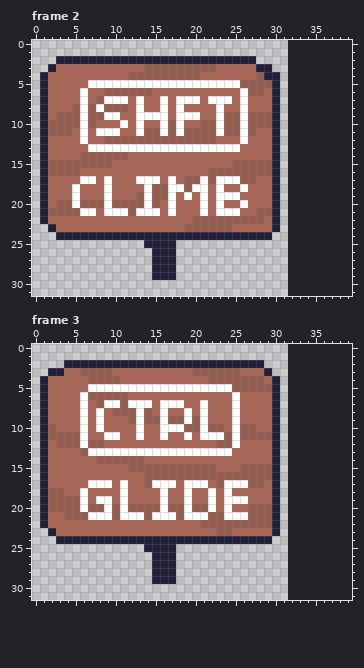
Pixel-art file, stored at graphics/.aseprite/props/sign.aseprite. The picture above is the old version.
32x32 pixels, 3 frames. Shown: frame 2, frame 3. The old version is drawn lined up with the new one, on the new canvas. The commit also changed other frames, which this record leaves out.
The result:
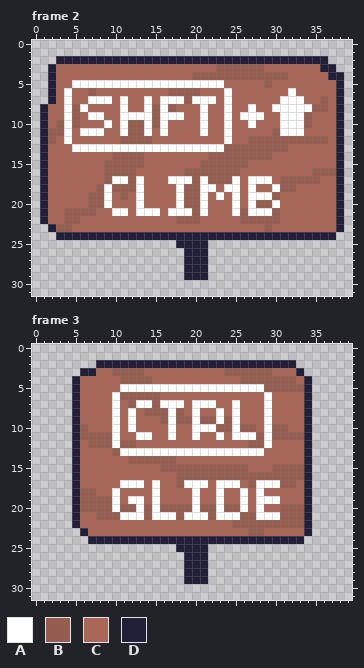
Palette (. is transparent): A #ffffff  B #945d50  C #aa6656  D #222039
The edit:
canvas 32x32 -> 40x32
--- frame 2
@@ x 0..39 @@
  1 ........................................
- 2 ...DDDDDDDDDDDDDDDDDDDDDDDDD............
- 3 ..DCCCCCCCCCCCBBBBBBBBBCCCCCDD..........
- 4 .DCCCCCCCCCCBBBBBBBBBCCCCCCCBDD.........
- 5 .DCCCCCAAAAAAAAAAAAAAAAAAABBBBD.........
- 6 .DCCCCACCBBBBBBCCCCCCCCCCCABBCD.........
- 7 .DCCCCACBAAACACCACAAACAAACACCCD.........
- 8 .DCCCBABABBBCACCACACCCCACCACCCD.........
- 9 .DCBBBABBAACCAAAACAAACCABBABBBD.........
-10 .DBBBBABCCCACACCABACCBBABBABBBD.........
-11 .DBBBCACAAACCABBABABBBBABBABCCD.........
-12 .DCCCCACCBBBBBBBBBBBBBBCCCACCCD.........
-13 .DCCCCCAAAAAAAAAAAAAAAAAAACCCCD.........
-14 .DCCCCBBBBBBCCCCCCCCCCCCCCCCCCD.........
-15 .DBBBBBBBBCCCCCCCCCCCCCCCBBBBBD.........
-16 .DBBBBCCCCCCCCCCCCCCCCBBBBBBBBD.........
-17 .DCCCCAACACCCAAACACBBABAAABBCCD.........
-18 .DCCCACCCACCCCABBAABAACACCACCCD.........
-19 .DCCCACCCACCCBABBACACACAAACCCCD.........
-20 .DCBBABBBABBBBABCACCCACACCACCCD.........
-21 .DBBBBAACAAABAAACACCCACAAACCBBD.........
-22 .DCCCCCCCCCCCCCCCCCCBBBBBBBBBCD.........
-23 ..DCCCCCCCCCCCCCCCCBBBBBBCCCCCD.........
-24 ...DDDDDDDDDDDDDDDDDDDDDDDDDDD..........
-25 ..............DDDD......................
-26 ...............DDD......................
-27 ...............DDD......................
-28 ...............DDD......................
-29 ...............DDD......................
+ 2 ...DDDDDDDDDDDDDDDDDDDDDDDDDDDDDDDDDD...
+ 3 ..DCCCCCCCCCCCCCCCCCCCCBBBBBBCCCCCCCDD..
+ 4 ..DCCCCCCCCCCCCCCCCCBBBBBBBBBBBBCCCCCDD.
+ 5 ..DCCAAAAAAAAAAAAAAAAAAACCCCCBCCCCCCCCD.
+ 6 ..DCACCBCCCCCCCCCBBBBCCCACCCCCCCACCCCCD.
+ 7 ..DCACCAAACACCACAAABAAACACCCCCCAAACCBCD.
+ 8 .DCCABACCCCACCABABCCCACCACCACCAAAAABBCD.
+ 9 .DCCABCAACCAAAABAAACCACCACAAACCAAABCCCD.
+10 .DCBABCCCACABBABACCCCACCACCACCCAAABCCCD.
+11 .DBBACAAACCABBACACCCCACCACCCCCBAAACCCCD.
+12 .DBCACCCCCCBBBBCCCCCCCCCACCBBBBBBBBBBCD.
+13 .DCCCAAAAAAAAAAAAAAAAAAABBBBBBBBCCCCCCD.
+14 .DCCCCCCCCBBBBCCCCCCCCBBBBBBBBCCCCCCCCD.
+15 .DCCCCCCCBBBBBCCCCCCCBBBBBBCCCCCCCCCCCD.
+16 .DCCCCCCCBBBBCCCCCCBBBBBBBCCCCCCCCCBBBD.
+17 .DCCCCCCCBAABACCCAAABABBBACAAACBBBBBCCD.
+18 .DCCCCCCBABBBACCCCABBAACAACACCABBCCCCCD.
+19 .DCCCCCBBACBCACCCCABBACACACAAABCCCCCCCD.
+20 .DCCCCCBBACCCACCCCABBACCCACABBACCCCCCCD.
+21 .DCCBBBBCCAACAAACAAABACCCABAAABCCCCCCCD.
+22 .DCCBBCCCCCCCCCCCCBBBCCCCCBBBBBCCCCCCCD.
+23 ..DBBCCCCCCCCCCCCCCCCCCCCCCCCBCCCCCCCCD.
+24 ...DDDDDDDDDDDDDDDDDDDDDDDDDDDDDDDDDDD..
+25 ..................DDDD..................
+26 ...................DDD..................
+27 ...................DDD..................
+28 ...................DDD..................
+29 ...................DDD..................
 30 ........................................
--- frame 3
@@ x 0..39 @@
  1 ........................................
- 2 ....DDDDDDDDDDDDDDDDDDDDDDDDD...........
- 3 ..DDCCBBBBCCCCCCCCCCBBBBBBCCCD..........
- 4 .DCCCCCBBBBCCCCCCCCCCCBBBBBBBCD.........
- 5 .DCCCCCAAAAAAAAAAAAAAAAAABBBBBD.........
- 6 .DCCCCABBBBBCCCCCCCCCCCCCACCCCD.........
- 7 .DCCCCACBAABAAACAAACCACCCACCCCD.........
- 8 .DCCCCACACBBBABCACCACACCCACCCCD.........
- 9 .DCCCCACACCCBABBABBABACCCACCCCD.........
-10 .DBCCCACACCCCACCAAABBABBCABBCCD.........
-11 .DBBBBACCAACCACCACCACAAABABBBBD.........
-12 .DCBBBABBCCCCCCCCCCCCCCBBACCCCD.........
-13 .DCCCCBAAAAAAAAAAAAAAAAAACCCCCD.........
-14 .DCCCCCCBBBBBBCCCCCCCCCCCCCCCCD.........
-15 .DCCCCCCCCCCBBBBBBBBBBBCCCBBBBD.........
-16 .DCCCCCCCCCCCCBBBBBBBBBBBBBBBBD.........
-17 .DCCCCCAAACACCBAAACAAACBAAABBCD.........
-18 .DBBCCACCCCACCCCACCACCACACCCCCD.........
-19 .DBBBBACAACACCCCACCACCACAAACCCD.........
-20 .DBBBBABBABABBBBABBABBACACCBBBD.........
-21 .DCCBBBAAABAAABAAABAAABBAAABBBD.........
-22 .DCCCCCCCCCCCCCCCCCCCBBBBBBBBBD.........
-23 ..DCCCCCCCCCCCCCCCCCCCCBBCCCCCD.........
-24 ...DDDDDDDDDDDDDDDDDDDDDDDDDDD..........
-25 ..............DDDD......................
-26 ...............DDD......................
-27 ...............DDD......................
-28 ...............DDD......................
-29 ...............DDD......................
+ 2 ........DDDDDDDDDDDDDDDDDDDDDDDDD.......
+ 3 ......DDCCBBBBCCCCCCCCCCBBBBBBCCCD......
+ 4 .....DCCCCCBBBBCCCCCCCCCCCBBBBBBBCD.....
+ 5 .....DCCCCCAAAAAAAAAAAAAAAAAABBBBBD.....
+ 6 .....DCCCCABBBBBCCCCCCCCCCCCCACCCCD.....
+ 7 .....DCCCCACBAABAAACAAACCACCCACCCCD.....
+ 8 .....DCCCCACACBBBABCACCACACCCACCCCD.....
+ 9 .....DCCCCACACCCBABBABBABACCCACCCCD.....
+10 .....DBCCCACACCCCACCAAABBABBCABBCCD.....
+11 .....DBBBBACCAACCACCACCACAAABABBBBD.....
+12 .....DCBBBABBCCCCCCCCCCCCCCBBACCCCD.....
+13 .....DCCCCBAAAAAAAAAAAAAAAAAACCCCCD.....
+14 .....DCCCCCCBBBBBBCCCCCCCCCCCCCCCCD.....
+15 .....DCCCCCCCCCCBBBBBBBBBBBCCCBBBBD.....
+16 .....DCCCCCCCCCCCCBBBBBBBBBBBBBBBBD.....
+17 .....DCCCCCAAACACCBAAACAAACBAAABBCD.....
+18 .....DBBCCACCCCACCCCACCACCACACCCCCD.....
+19 .....DBBBBACAACACCCCACCACCACAAACCCD.....
+20 .....DBBBBABBABABBBBABBABBACACCBBBD.....
+21 .....DCCBBBAAABAAABAAABAAABBAAABBBD.....
+22 .....DCCCCCCCCCCCCCCCCCCCBBBBBBBBBD.....
+23 ......DCCCCCCCCCCCCCCCCCCCCBBCCCCCD.....
+24 .......DDDDDDDDDDDDDDDDDDDDDDDDDDD......
+25 ..................DDDD..................
+26 ...................DDD..................
+27 ...................DDD..................
+28 ...................DDD..................
+29 ...................DDD..................
 30 ........................................
Boxes around the changes in both pictures, in picture pixels (x1, y1, x2, y2):
changed: (40, 56, 344, 280)
changed: (40, 360, 312, 584)
